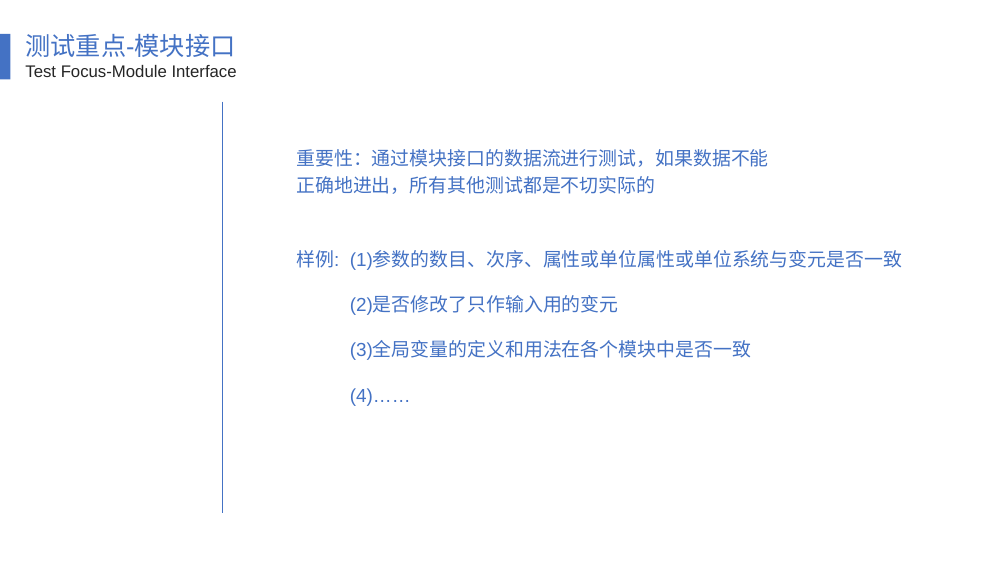
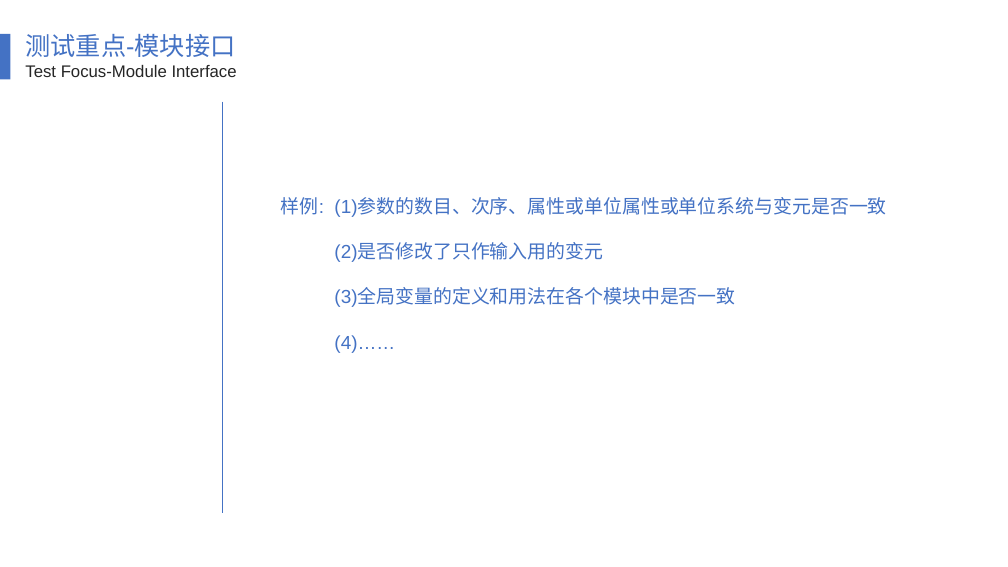
Before and after one commit to SE2018-G11/Chat-helper, a slide deck: slide 8 of 翻转课堂1.pptx (slide 5 before the commit). Drawn at 1008x567 pixels with LibreOffice and Linux fonts; fonts in the diff are those of the drawing. Boxes give left, top, right and bottom in pixels: in the first picture for what was removed or moved away, otherwise in the second. Text is boxed around its words. In the diff, an @@ line names an element or a change of style, - is before the commit and + after.

```diff
--- a/翻转课堂1.pptx
+++ b/翻转课堂1.pptx
@@ text removed at <box>296,149,768,194</box> @@
-重要性：通过模块接口的数据流进行测试，如果数据不能正确地进出，所有其他测试都是不切实际的
@@ text "样例: (1)参数的数目、次序、属性或单位属性或单位系统与变元是否一致": place and size @@
-text "样例: (1)参数的数目、次序、属性或单位属性或单位系统与变元是否一致" at <box>296,250,902,406</box>
+text "样例: (1)参数的数目、次序、属性或单位属性或单位系统与变元是否一致" at <box>281,197,886,353</box>
```
Also in this commit, not shown: 14 other slides changed, 14 slides added.
